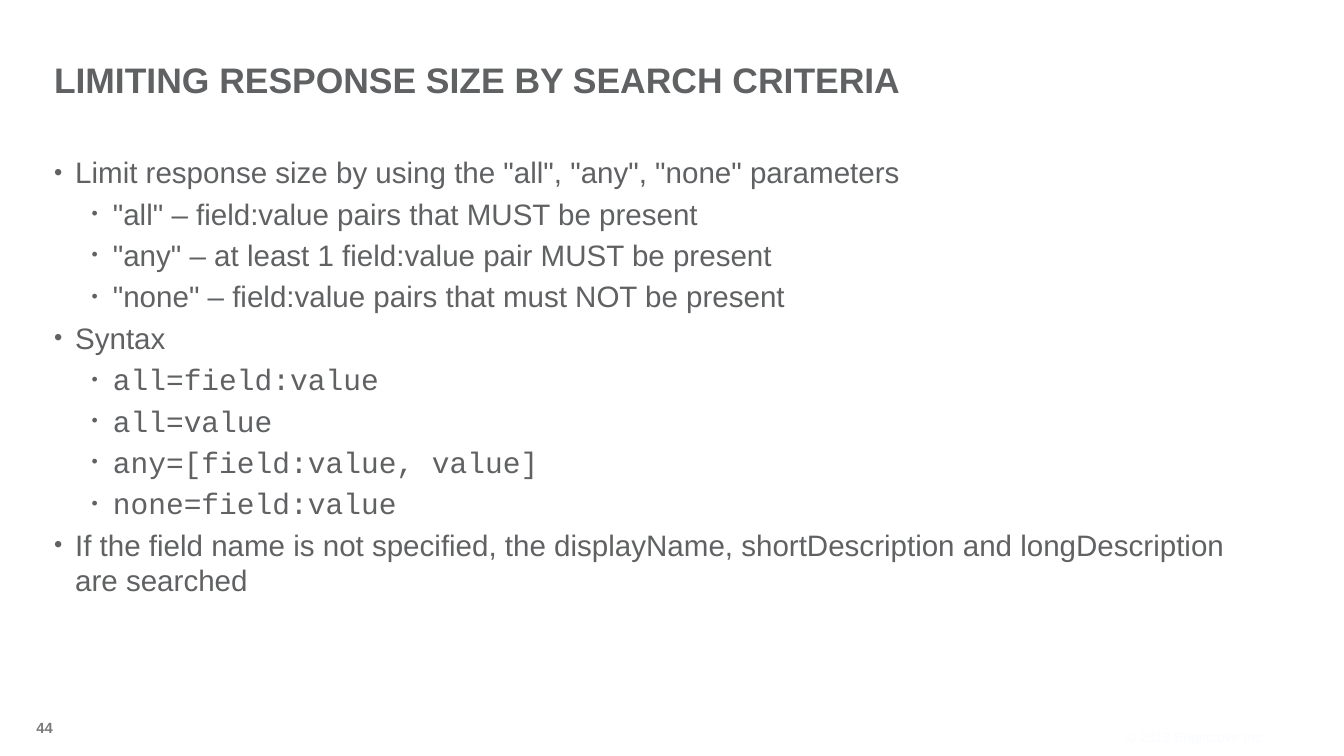
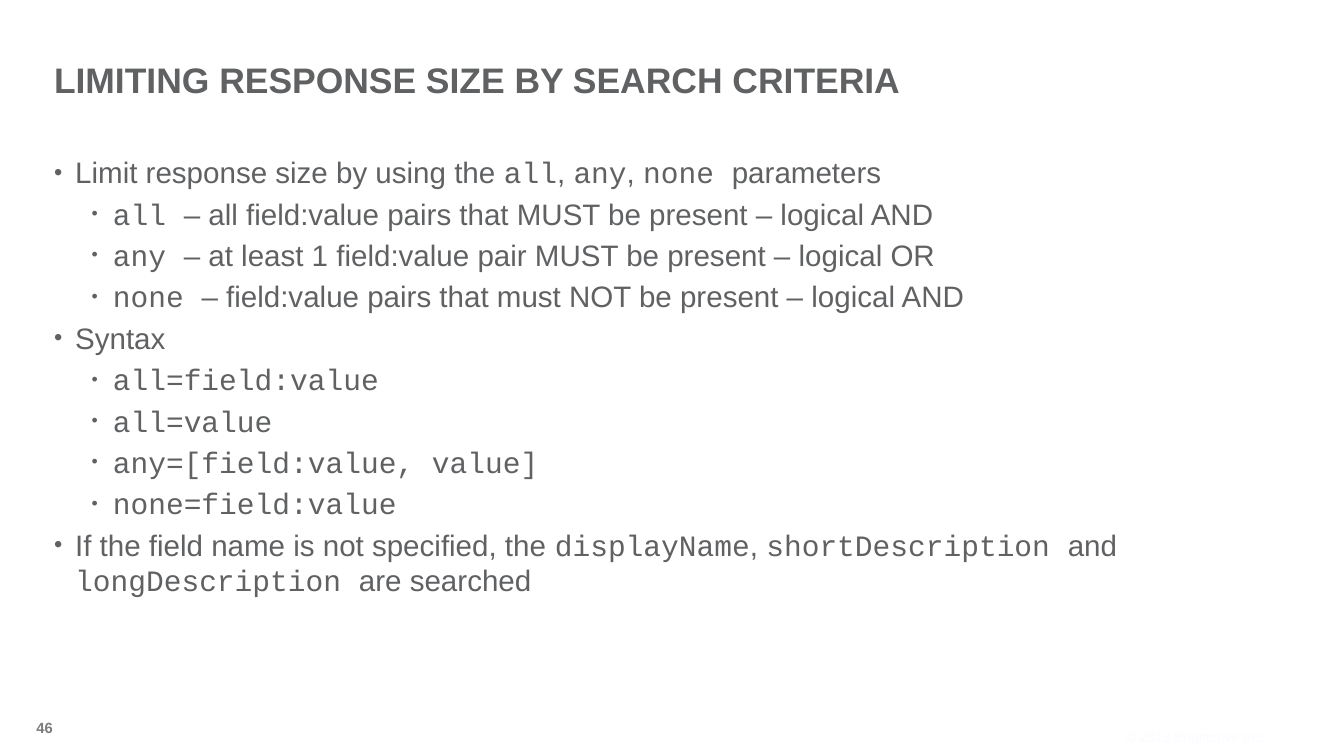
Before and after one commit to BrightcoveLearning/VideoCloudMediaAPI, a slide deck: slide 46 of Slides/developing-media-api-17Dec2013.pptx (slide 44 before the commit). Drawn at 1344x756 pixels with LibreOffice and Linux fonts; fonts in the diff are those of the drawing; background and template pictures are left out. Boxes give left, top, right and bottom in pixels: in the first picture for what was removed or moved away, otherwise in the second. Text is boxed around its words. In the diff, an @@ line names an element or a change of style, - is before the commit and + after.

```diff
--- a/Slides/developing-media-api-17Dec2013.pptx
+++ b/Slides/developing-media-api-17Dec2013.pptx
@@ text at <box>75,161,964,313</box>: text changed @@
-• Limit response size by using the "all", "any", "none" parameters
-  • "all" – field:value pairs that MUST be present
-  • "any" – at least 1 field:value pair MUST be present
-  • "none" – field:value pairs that must NOT be present
+• Limit response size by using the all, any, none parameters
+  • all – all field:value pairs that MUST be present – logical AND
+  • any – at least 1 field:value pair MUST be present – logical OR
+  • none – field:value pairs that must NOT be present – logical AND
@@ text at <box>75,534,1117,597</box>: font Arial to Courier New in "displayName, shortDescription longDescription" @@
@@ page number at <box>36,723,52,733</box>: text changed @@
-44
+46
```
Also in this commit, not shown: 11 other slides changed, 3 slides added.
